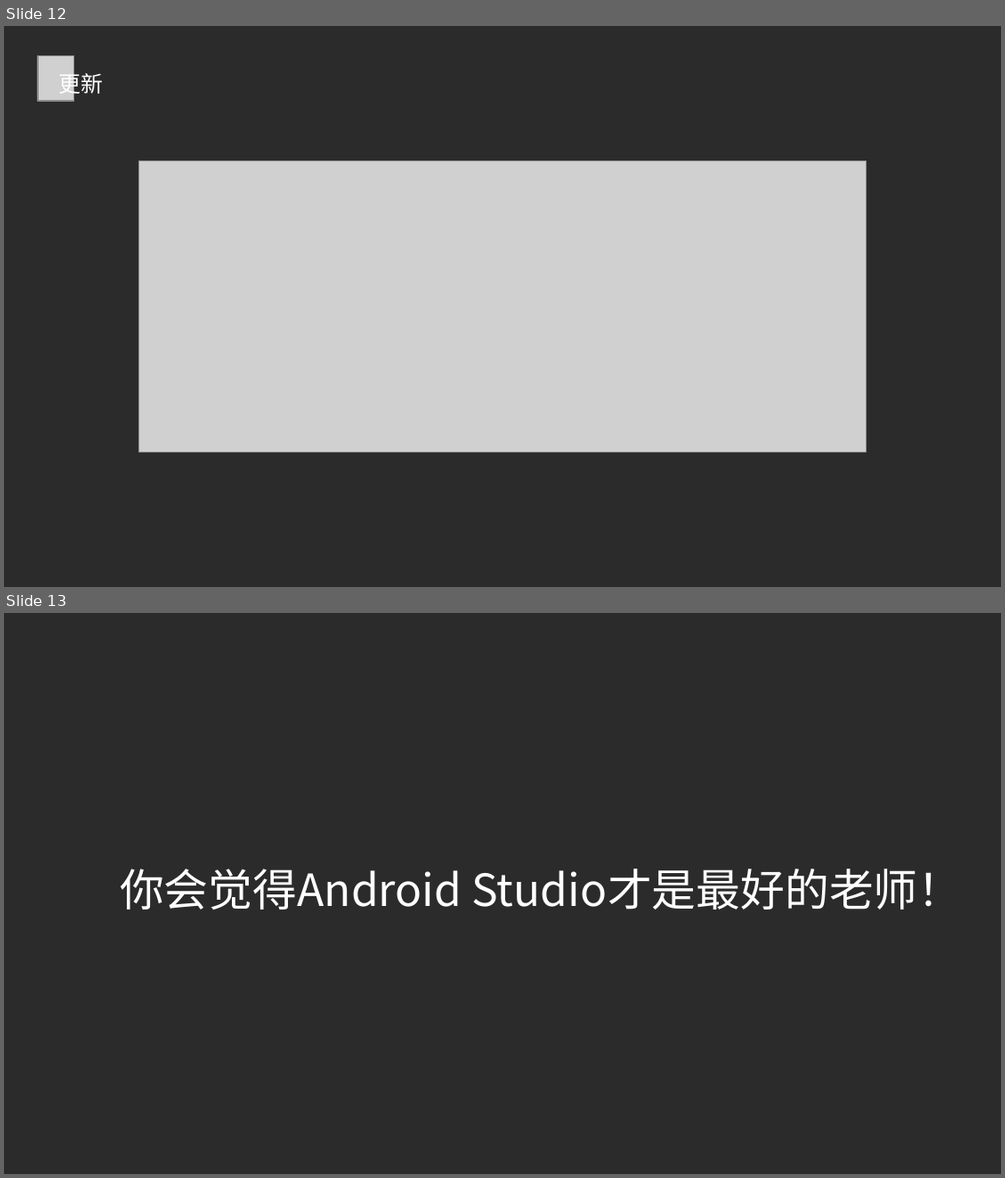
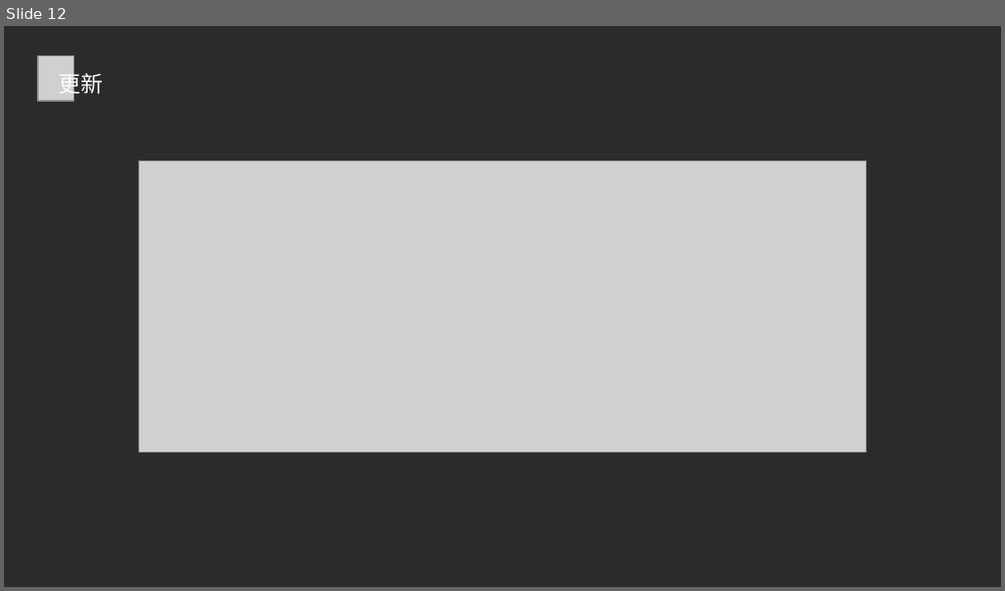
Before and after one commit to longtianlove/HotPatch, a slide deck: show/分享.pptx. Shown one above the other, each under a label of ours: slides 12 and 13 before the commit, slide 12 after it. The pictures are 1005x1178 and 1005x591 pixels, drawn with LibreOffice and Linux fonts; fonts in the diff are those of the drawing; grey boxes stand for pictures; background and template pictures are left out; a plain dark background stands for a picture behind light text. Boxes give left, top, right and bottom in pixels: in the first picture for what was removed or moved away, otherwise in the second. Text is boxed around its words. In the diff, an @@ line names an element or a change of style, - is before the commit and + after.

```diff
--- a/show/分享.pptx
+++ b/show/分享.pptx
@@ slide 13 removed at [4, 613, 1001, 1174], background picture (left out) @@
@@ text removed at [120, 868, 963, 909] @@
-你会觉得Android Studio才是最好的老师！
```
Also in this commit, not shown: 1 slide changed, 1 slide added, 1 other slide removed, 9 other files.
